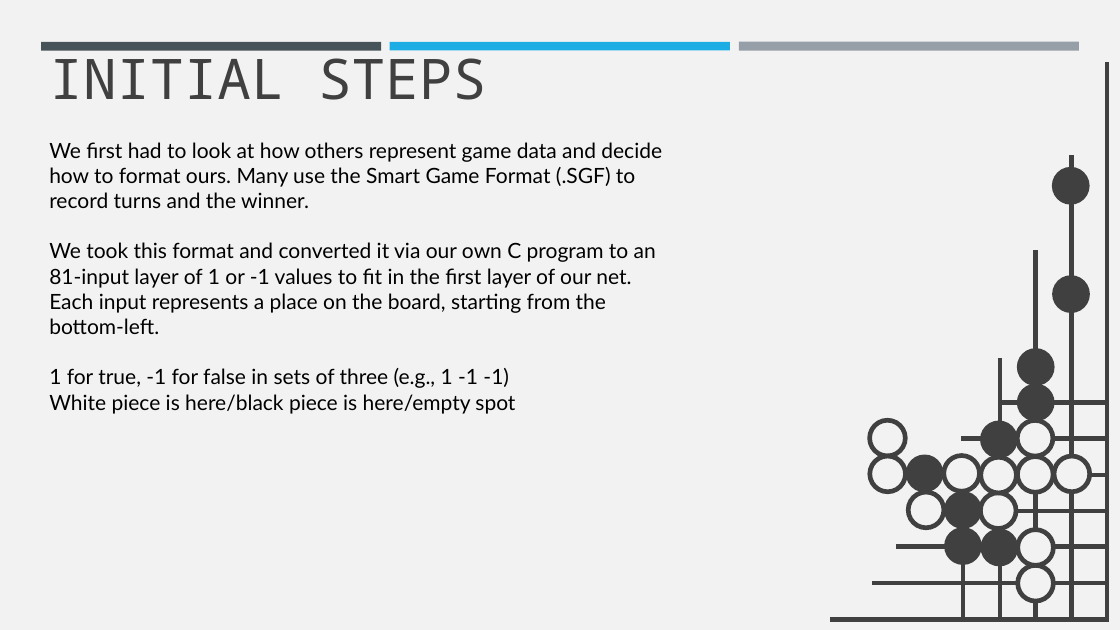
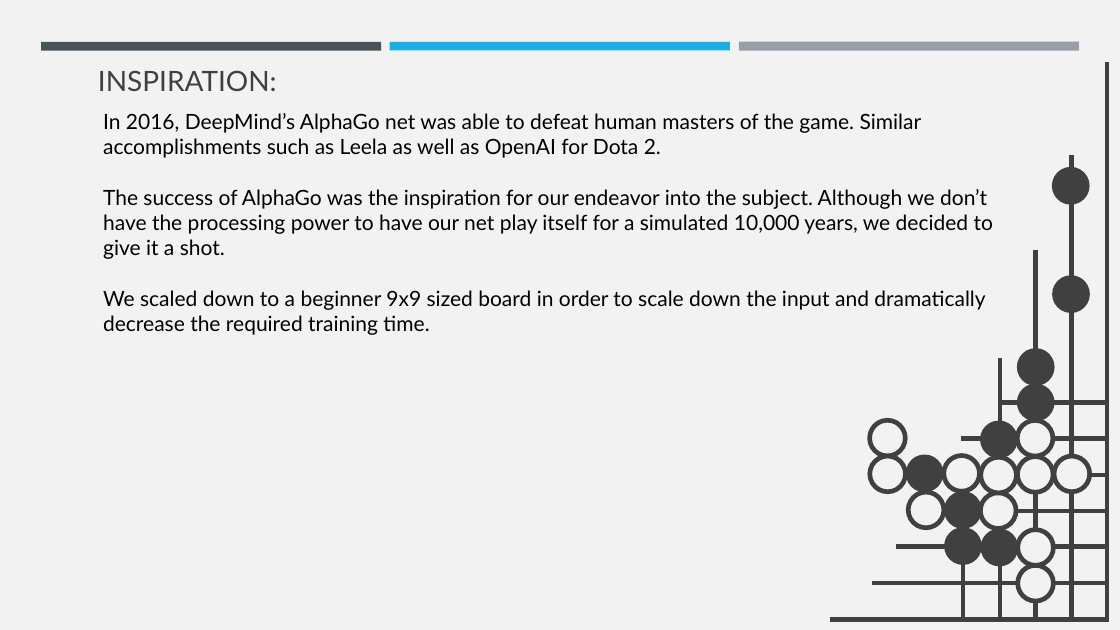
Before and after one commit to CSCI4850/s21-team6-project, a slide deck: slide 3 of GoPresentation.pptx. Drawn at 1120x630 pixels with LibreOffice and Linux fonts; fonts in the diff are those of the drawing. Boxes give left, top, right and bottom in pixels: in the first picture for what was removed or moved away, otherwise in the second. Text is boxed around its words. In the diff, an @@ line names an element or a change of style, - is before the commit and + after.

```diff
--- a/GoPresentation.pptx
+++ b/GoPresentation.pptx
@@ title removed at box(49, 46, 486, 100) @@
-INITIAL STEPS
@@ text added at box(98, 70, 277, 91), 24 pt, text #404040 @@
+INSPIRATION:
@@ text at box(103, 113, 993, 335): text changed @@
-We first had to look at how others represent game data and decide how to format ours. Many use the Smart Game Format (.SGF) to record turns and the winner.
-We took this format and converted it via our own C program to an 81-input layer of 1 or -1 values to fit in the first layer of our net. Each input represents a place on the board, starting from the bottom-left.
-1 for true, -1 for false in sets of three (e.g., 1 -1 -1)
-White piece is here/black piece is here/empty spot
+In 2016, DeepMind’s AlphaGo net was able to defeat human masters of the game. Similar accomplishments such as Leela as well as OpenAI for Dota 2.
+The success of AlphaGo was the inspiration for our endeavor into the subject. Although we don’t have the processing power to have our net play itself for a simulated 10,000 years, we decided to give it a shot.
+We scaled down to a beginner 9x9 sized board in order to scale down the input and dramatically decrease the required training time.
```
Also in this commit, not shown: 3 other slides changed, 2 slides added, 2 slides removed.
